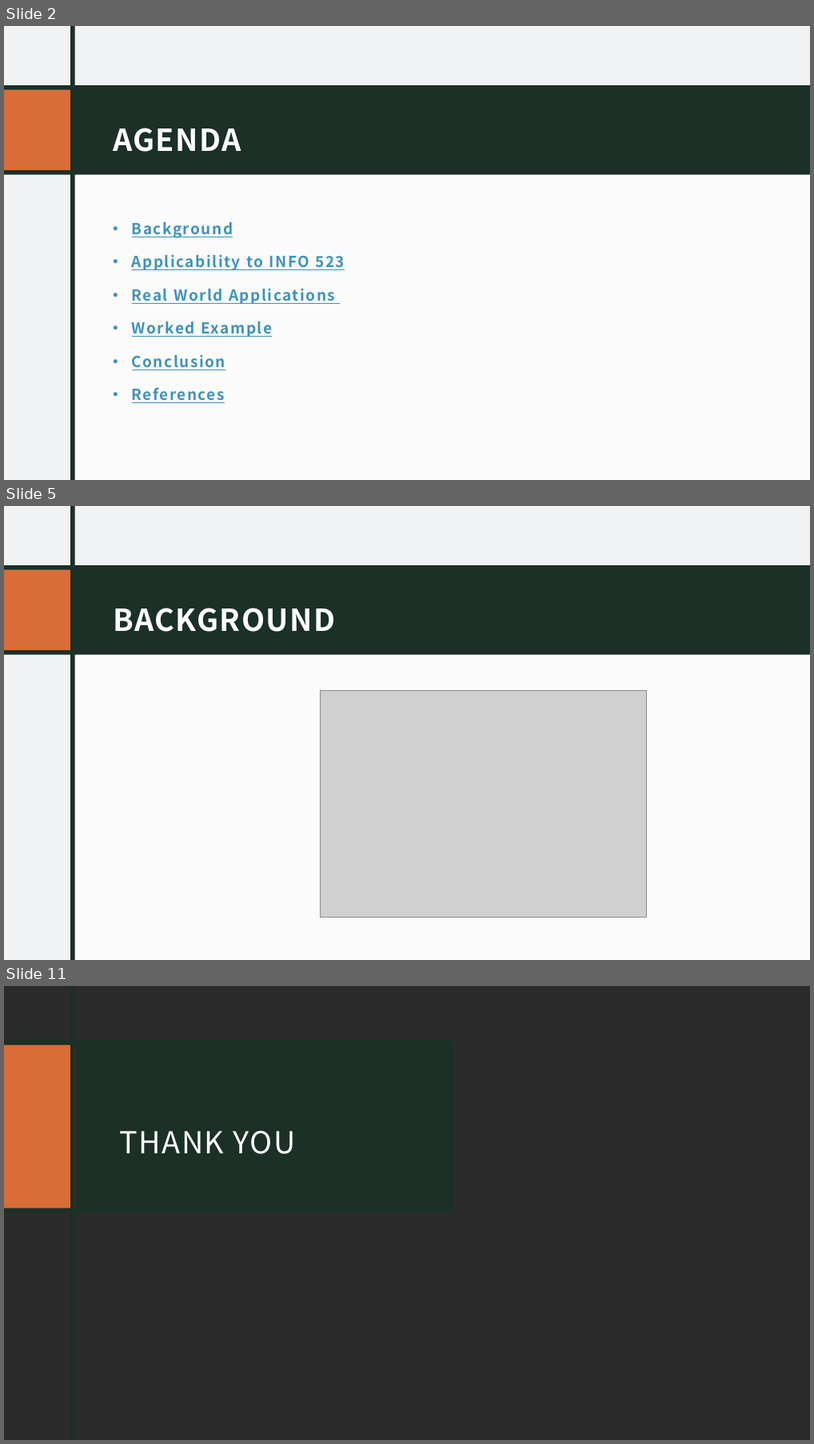
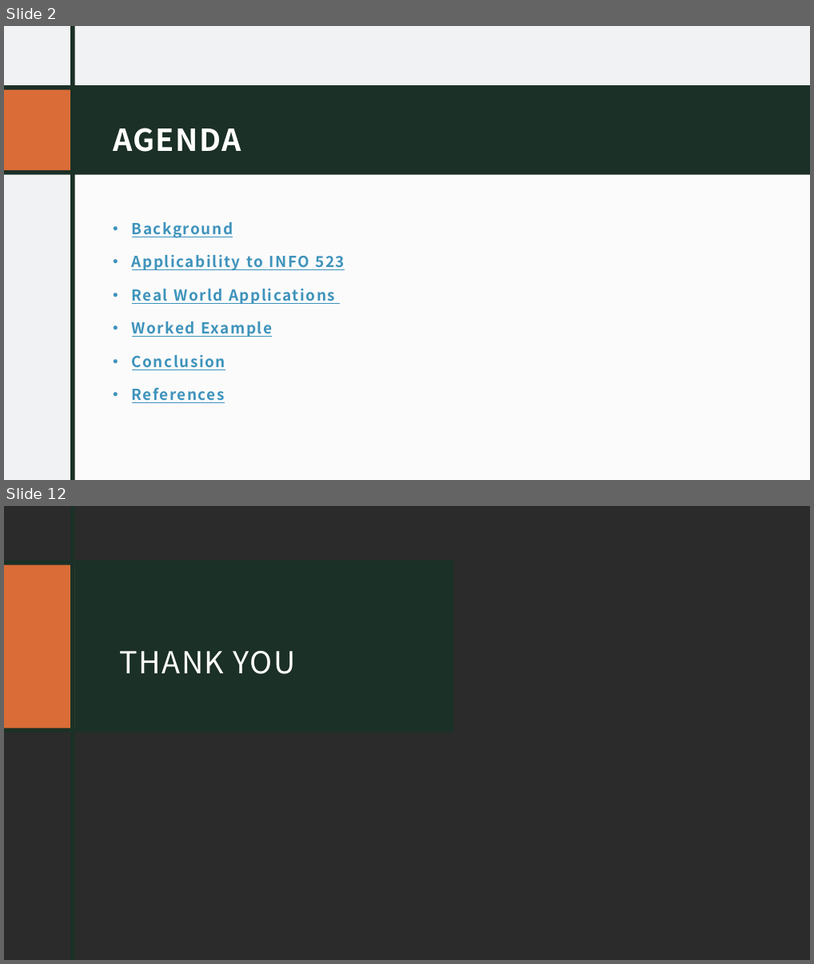
Before and after one commit to bprudil/INFO-523-Final-Project-, a slide deck: Final Presentation .pptx. Shown one above the other, each under a label of ours: slides 2, 5 and 11 before the commit, slides 2 and 12 after it; the slides between them are not shown. The pictures are 814x1444 and 814x964 pixels, drawn with LibreOffice and Linux fonts; fonts in the diff are those of the drawing; grey boxes stand for pictures; background and template pictures are left out; a plain dark background stands for a picture behind light text. Boxes give left, top, right and bottom in pixels: in the first picture for what was removed or moved away, otherwise in the second. Text is boxed around its words. In the diff, an @@ line names an element or a change of style, - is before the commit and + after.

```diff
--- a/Final Presentation .pptx
+++ b/Final Presentation .pptx
@@ slide 5 removed at (4, 506, 810, 960), background #F0F2F3; not listed: 2 template elements that a slide beside it also shows @@
@@ rectangle removed at (4, 506, 810, 960) @@
@@ rectangle removed at (71, 506, 75, 960) @@
@@ rectangle removed at (4, 565, 810, 654) @@
@@ rectangle removed at (4, 569, 70, 650) @@
@@ title removed at (113, 608, 336, 632) @@
-BACKGROUND
@@ rectangle removed at (73, 647, 810, 960) @@
@@ picture removed at (320, 690, 647, 916) @@
@@ what was slide 11 is now slide 12 @@
```
Also in this commit, not shown: 7 slides changed, 2 slides added.
